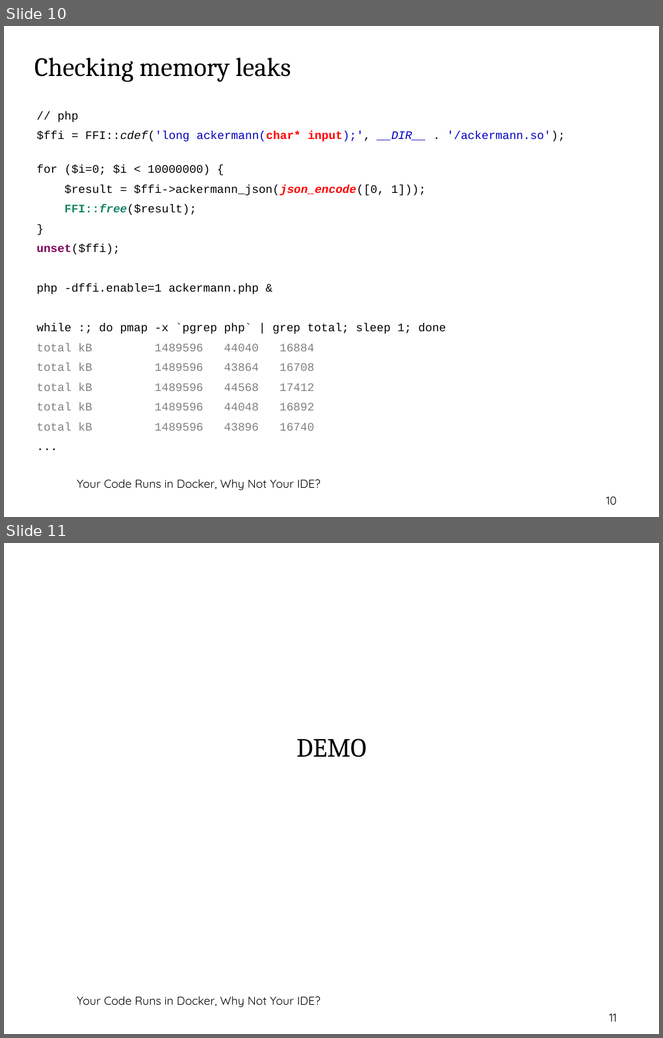
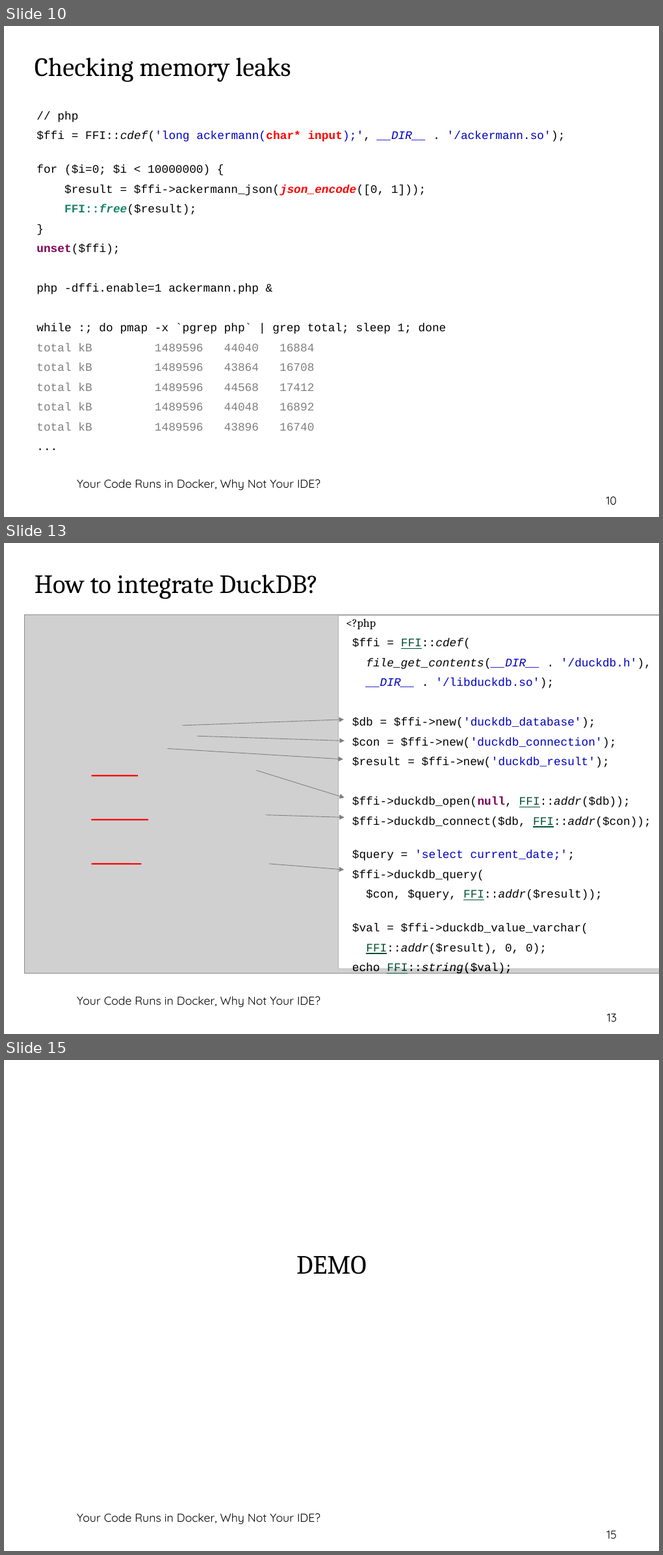
Before and after one commit to thomasbley/php-go-integration, a slide deck: getting_started_with_php_ffi.odp. Shown one above the other, each under a label of ours: slides 10 and 11 before the commit, slides 10, 13 and 15 after it; the slides between them are not shown. The pictures are 663x1038 and 663x1555 pixels, drawn with LibreOffice and Linux fonts; fonts in the diff are those of the drawing; grey boxes stand for pictures; background and template pictures are left out. Boxes give left, top, right and bottom in pixels: in the first picture for what was removed or moved away, otherwise in the second. Text is boxed around its words. In the diff, an @@ line names an element or a change of style, - is before the commit and + after.

```diff
--- a/getting_started_with_php_ffi.odp
+++ b/getting_started_with_php_ffi.odp
@@ slide 13 added at (x1=4, y1=543, x2=659, y2=1034), background picture (left out); not listed: 1 template element that a slide beside it also shows @@
@@ title added at (x1=35, y1=574, x2=319, y2=599), 32 pt, text #000000 @@
+How to integrate DuckDB?
@@ picture added at (x1=24, y1=615, x2=659, y2=974) @@
@@ text added at (x1=339, y1=616, x2=659, y2=975), fill #FFFFFF, 14 pt, text #000000 @@
+<?php
+$ffi = FFI::cdef(
+file_get_contents(__DIR__ . '/duckdb.h'),
+__DIR__ . '/libduckdb.so');
+$db = $ffi->new('duckdb_database');
+$con = $ffi->new('duckdb_connection');
+$result = $ffi->new('duckdb_result');
+$ffi->duckdb_open(null, FFI::addr($db));
+$ffi->duckdb_connect($db, FFI::addr($con));
+$query = 'select current_date;';
+$ffi->duckdb_query(
+$con, $query, FFI::addr($result));
+$val = $ffi->duckdb_value_varchar(
+FFI::addr($result), 0, 0);
+echo FFI::string($val);
@@ arrow added from (182, 726) to (344, 720), #808080 0.71 pt @@
@@ arrow added from (197, 736) to (345, 741), #808080 0.71 pt @@
@@ arrow added from (168, 748) to (343, 759), #808080 0.71 pt @@
@@ line added from (91, 776) to (138, 776), #FF0000 1.7 pt @@
@@ arrow added from (257, 771) to (345, 798), #808080 0.71 pt @@
@@ arrow added from (266, 815) to (345, 818), #808080 0.71 pt @@
@@ line added from (91, 820) to (148, 820), #FF0000 1.7 pt @@
@@ line added from (91, 864) to (141, 864), #FF0000 1.7 pt @@
@@ arrow added from (269, 864) to (344, 870), #808080 0.71 pt @@
@@ page number added at (x1=607, y1=1014, x2=617, y2=1022), 14 pt, text #000000 @@
+13
@@ what was slide 11 is now slide 15 @@
@@ page number at (x1=607, y1=1531, x2=617, y2=1539): text changed @@
-11
+15
```
Also in this commit, not shown: 3 slides changed, 3 other slides added, 1 other file.
